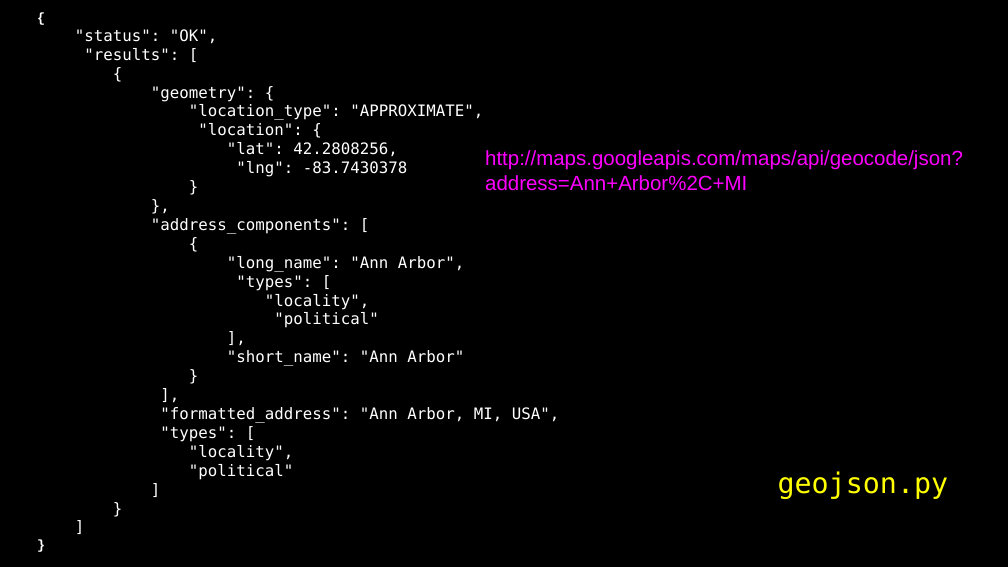
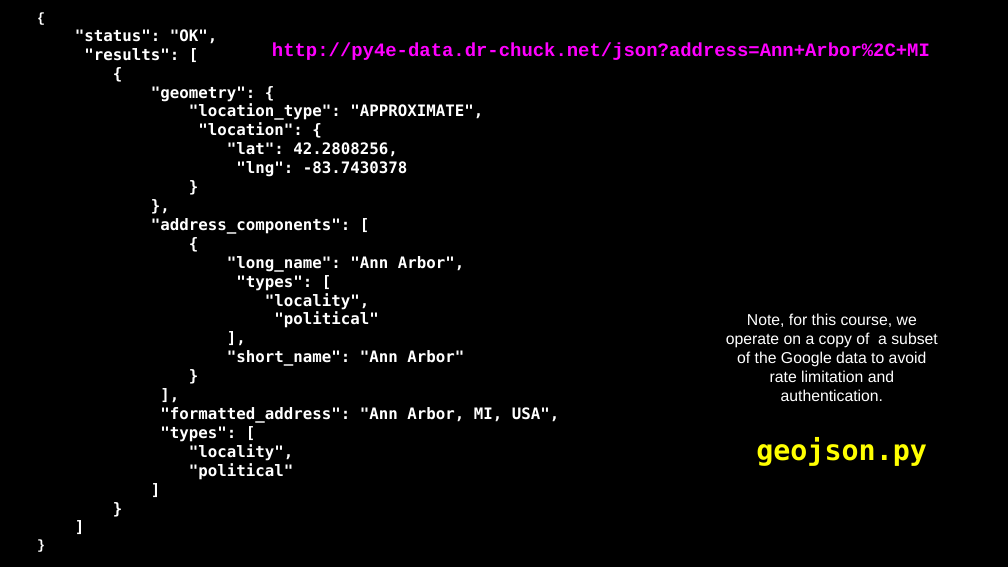
Before and after one commit to csev/py4e, a slide deck: slide 41 of lectures3/Pythonlearn-13-WebServices.pptx. Drawn at 1008x567 pixels with LibreOffice and Linux fonts; fonts in the diff are those of the drawing. Boxes give left, top, right and bottom in pixels: in the first picture for what was removed or moved away, otherwise in the second. Text is boxed around its words. In the diff, an @@ line names an element or a change of style, - is before the commit and + after.

```diff
--- a/lectures3/Pythonlearn-13-WebServices.pptx
+++ b/lectures3/Pythonlearn-13-WebServices.pptx
@@ text at [84,48,559,480]: bold on @@
@@ text at [272,43,930,60]: text changed; size 26 to 24 pt; font Arial to Courier New; bold on @@
-http://maps.googleapis.com/maps/api/geocode/json?address=Ann+Arbor%2C+MI
+http://py4e-data.dr-chuck.net/json?address=Ann+Arbor%2C+MI
@@ text added at [726,313,937,401], 20 pt, text #FFFFFF @@
+Note, for this course, we operate on a copy of a subset of the Google data to avoid rate limitation and authentication.
@@ text "geojson.py": place and size @@
-text "geojson.py" at [778,471,949,499]
+text "geojson.py" at [756,438,927,466]
@@ text "geojson.py" at [756,438,927,466]: bold on @@
```
Also in this commit, not shown: 5 other slides changed, 9 slides removed, 1 other file.
